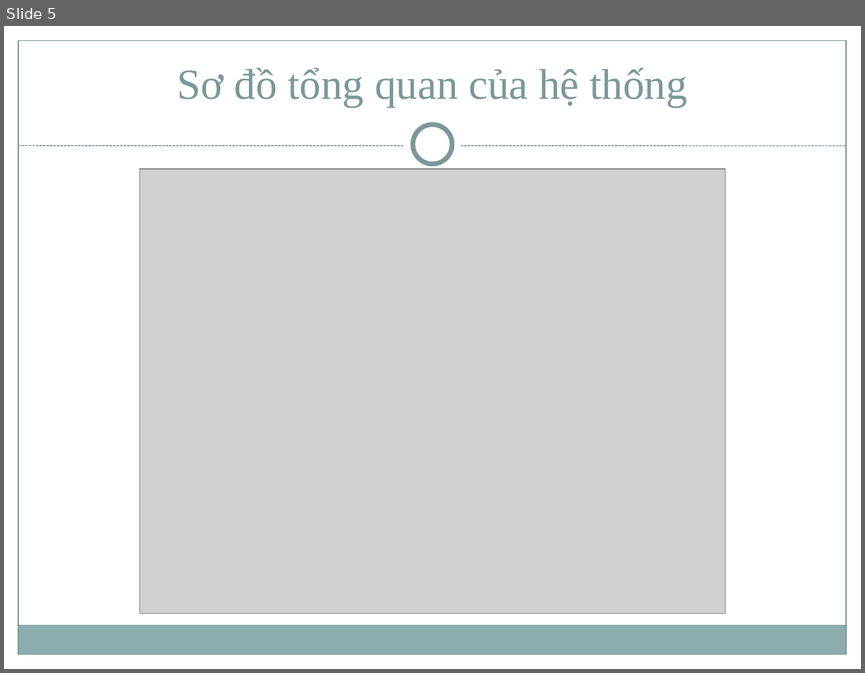
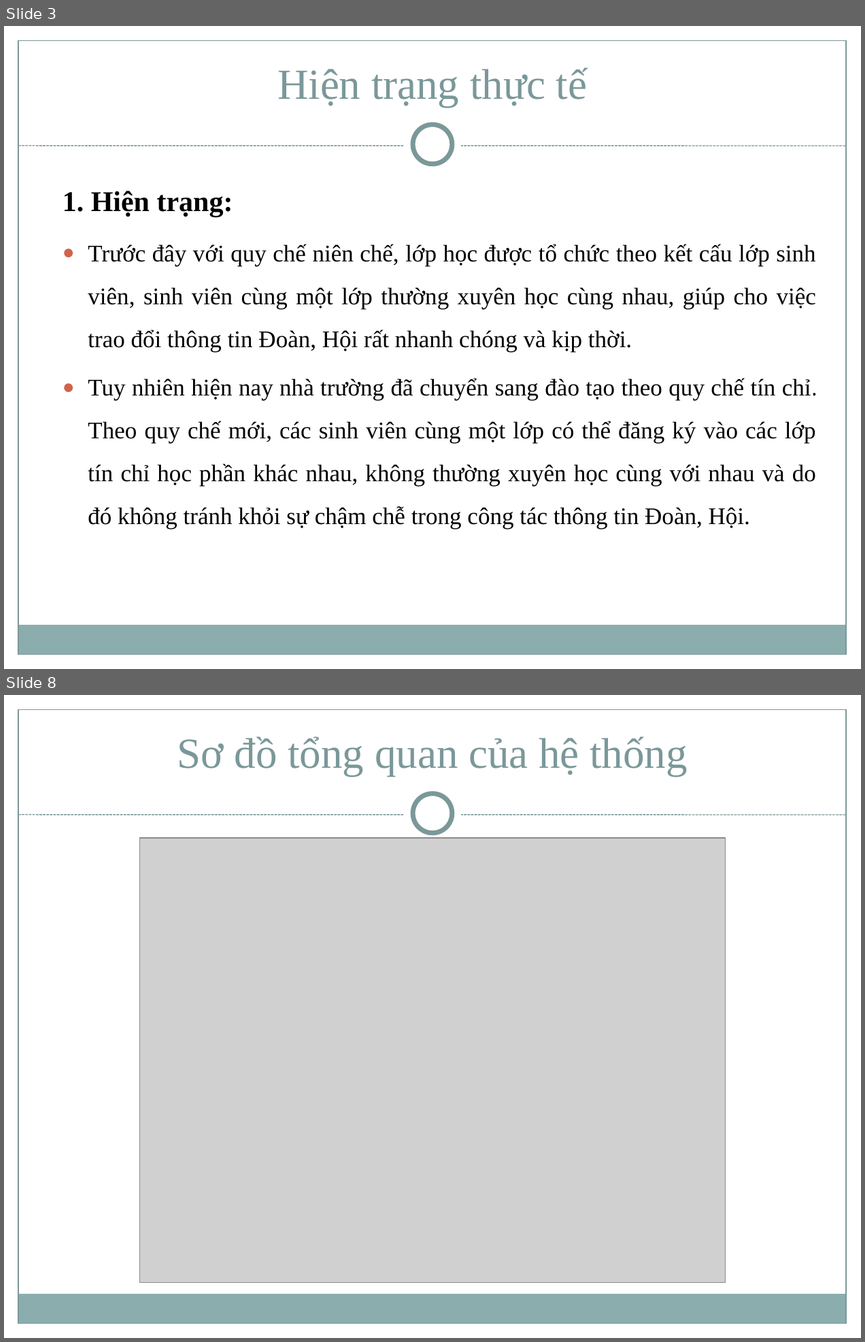
Before and after one commit to trungvdhp/netsharing, a slide deck: documents/Slide.ppt. Shown one above the other, each under a label of ours: slide 5 before the commit, slides 3 and 8 after it; the slides between them are not shown. The pictures are 865x673 and 865x1342 pixels, drawn with LibreOffice and Linux fonts; fonts in the diff are those of the drawing; grey boxes stand for pictures. Boxes give left, top, right and bottom in pixels: in the first picture for what was removed or moved away, otherwise in the second. Text is boxed around its words. In the diff, an @@ line names an element or a change of style, - is before the commit and + after.

```diff
--- a/documents/Slide.ppt
+++ b/documents/Slide.ppt
@@ slide 3 added at (x1=4, y1=26, x2=861, y2=669), background #FFFFFF; not listed: 8 template elements that a slide beside it also shows @@
@@ title added at (x1=277, y1=67, x2=587, y2=107), 36 pt, text #7B9899 @@
+Hiện trạng thực tế
@@ text added at (x1=62, y1=191, x2=817, y2=529), 20 pt, text #000000 @@
+1. Hiện trạng:
+● Trước đây với quy chế niên chế, lớp học được tổ chức theo kết cấu lớp sinh viên, sinh viên cùng một lớp thường xuyên học cùng nhau, giúp cho việc trao đổi thông tin Đoàn, Hội rất nhanh chóng và kịp thời.
+● Tuy nhiên hiện nay nhà trường đã chuyển sang đào tạo theo quy chế tín chỉ. Theo quy chế mới, các sinh viên cùng một lớp có thể đăng ký vào các lớp tín chỉ học phần khác nhau, không thường xuyên học cùng với nhau và do đó không tránh khỏi sự chậm chễ trong công tác thông tin Đoàn, Hội.
@@ what was slide 5 is now slide 8 @@
```
Also in this commit, not shown: 7 slides changed, 2 other slides added, 5 slides removed.
